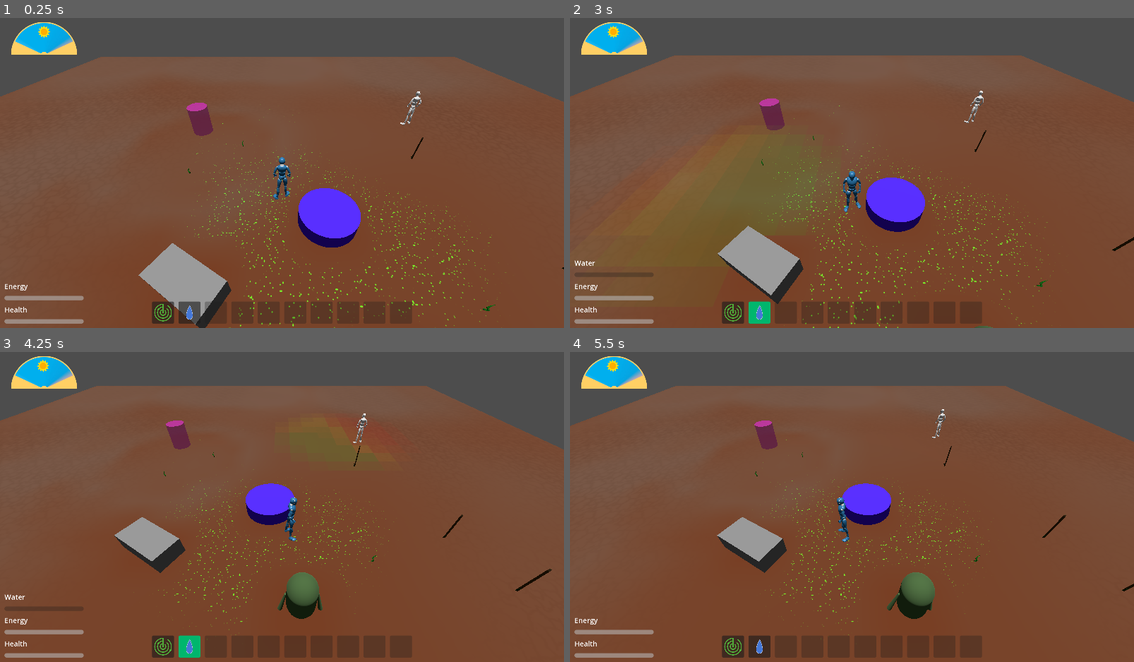
Above: before the commit, frames 1-4 (two rows, left to right).
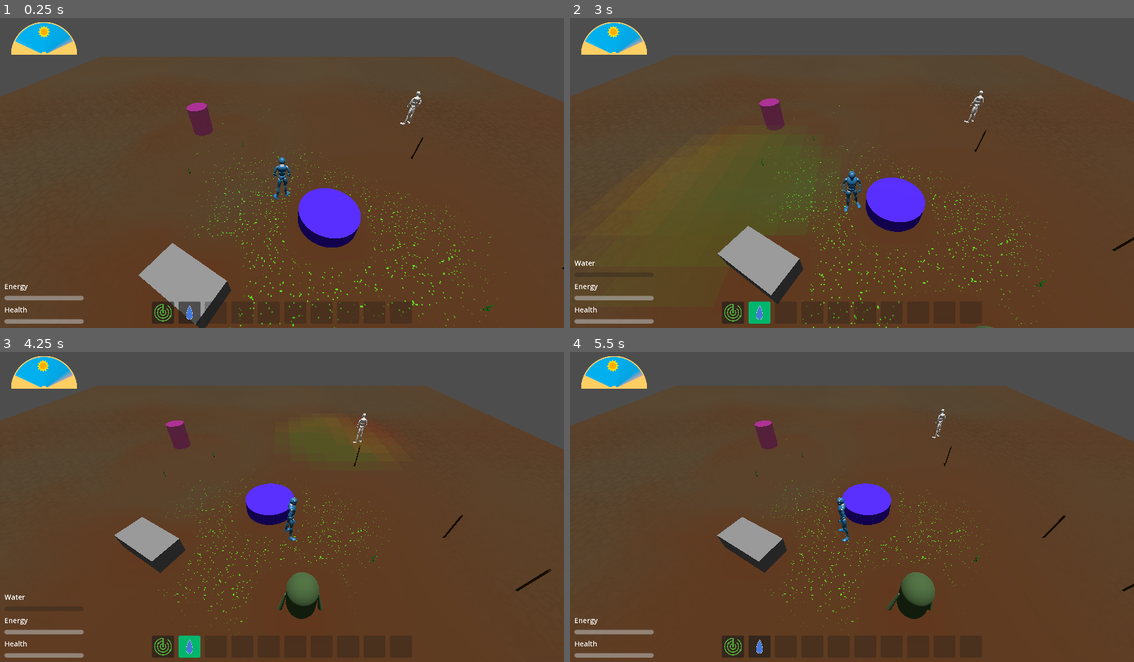
Above: after the commit, the same moments.

Repository: CapsCollective/sunflower
Game: Godot game, scene res://assets/common/scenes/game_world.tscn
Two runs of this game, one before a commit and one after it. Both use one fixed random seed, a clock stepped at 60 frames per second and the inputs below.
Inputs (mouse positions are in pixels of both pictures, inside the frame that each line leads up to):
- Up to frame 1 (0.25 s): no input
- Up to frame 2 (3 s): click (733, 312) at 0.5 s; click (761, 312) at 1.27 s; tap Enter at 2 s; move the mouse to (976, 154) at 2.02 s; press the mouse at (976, 154) at 2.03 s; hold D (move_right) 2.03-2.78 s; tap Space at 2.75 s; move the mouse to (739, 185) at 2.77 s; release the mouse at (739, 185) at 2.78 s; hold S (move_back) from 2.78 s (still down); tap Mouse wheel down (mouse_wheel_down) at 2.85 s
- Up to frame 3 (4.25 s): move the mouse to (338, 432) at 3.52 s; release S (move_back) at 3.53 s; hold D (move_right) from 3.53 s (still down); tap Mouse wheel up (mouse_wheel_up) at 3.6 s
- Up to frame 4 (5.5 s): move the mouse to (823, 565) at 4.27 s; release D (move_right) at 4.28 s; hold W (move_forward) 4.28-5.03 s; click (823, 565) at 4.35 s; tap Enter at 5 s; move the mouse to (1021, 550) at 5.02 s; hold A (move_left) from 5.03 s (still down); tap Mouse wheel down (mouse_wheel_down) at 5.1 s

The runs differ from the first frame. In frame 1, 76% of the frame differs, in the area x 0-100%, y 12-100%; in frame 2, 74%; in frame 3, 74%; in frame 4, 76%.

Commit message:
fix quality gradient scaling

Diff:
--- a/assets/actions/scripts/character_action_water_soil.gd
+++ b/assets/actions/scripts/character_action_water_soil.gd
@@ -46,4 +46,4 @@
 		if GameManager.change_water(-5):
 			GameManager.change_energy(-2)
 			GameManager.update_grid_attribute_for_current_zone(water_cell, GameManager.SoilAttr.HYDRATION, 0.1, 5)
-			GameManager.update_grid_attribute_for_current_zone(water_cell, GameManager.SoilAttr.RADIATION, 0.002, 5)
+			GameManager.update_grid_attribute_for_current_zone(water_cell, GameManager.SoilAttr.RADIATION, 0.005, 5)
--- a/assets/content/health_gradient.tres
+++ b/assets/content/health_gradient.tres
@@ -1,5 +1,5 @@
-[gd_resource type="Gradient" format=3 uid="uid://ckj1d36ehr7c6"]
+[gd_resource type="Gradient" format=3 uid="uid://dxj2cr2sbp34l"]
 
 [resource]
-offsets = PackedFloat32Array(0, 0.33, 0.67, 1)
-colors = PackedColorArray(1, 0, 0, 1, 1, 0.423529, 0, 1, 1, 1, 0, 1, 0, 1, 0, 1)
+offsets = PackedFloat32Array(0, 0.33, 0.66, 0.75, 1)
+colors = PackedColorArray(1, 0, 0, 1, 1, 0, 0, 1, 1, 0.423529, 0, 1, 1, 1, 0, 1, 0, 1, 0, 1)
--- a/assets/content/quality_gradient.tres
+++ b/assets/content/quality_gradient.tres
@@ -1,5 +1,5 @@
-[gd_resource type="Gradient" format=3 uid="uid://dxj2cr2sbp34l"]
+[gd_resource type="Gradient" format=3 uid="uid://ckj1d36ehr7c6"]
 
 [resource]
-offsets = PackedFloat32Array(0, 0.33, 0.66, 0.75, 1)
-colors = PackedColorArray(1, 0, 0, 1, 1, 0, 0, 1, 1, 0.423529, 0, 1, 1, 1, 0, 1, 0, 1, 0, 1)
+offsets = PackedFloat32Array(0, 0.33, 0.67, 1)
+colors = PackedColorArray(1, 0, 0, 1, 1, 0.423529, 0, 1, 1, 1, 0, 1, 0, 1, 0, 1)
--- a/assets/content/zones/main_zone.tscn
+++ b/assets/content/zones/main_zone.tscn
@@ -41,8 +41,8 @@
 [sub_resource type="ShaderMaterial" id="ShaderMaterial_i2n1e"]
 render_priority = 0
 shader = ExtResource("7_dhfqt")
-shader_parameter/soil_light_color = Color(0.44, 0.25982, 0.1628, 1)
-shader_parameter/soil_dark_color = Color(0.44347, 0.164474, 0.0161522, 1)
+shader_parameter/soil_light_color = Color(0.31, 0.24025, 0.1426, 1)
+shader_parameter/soil_dark_color = Color(0.35, 0.18445, 0.049, 1)
 shader_parameter/radiation_color = Color(0.2408, 0.86, 0.086, 1)
 shader_parameter/cracked_texture = ExtResource("8_k70b0")
 shader_parameter/radiation_texture = SubResource("NoiseTexture2D_kn7e1")
--- a/assets/environment/shaders/terrain.gdshader
+++ b/assets/environment/shaders/terrain.gdshader
@@ -14,7 +14,7 @@
 	vec3 cracked = texture(cracked_texture, UV * 20.0).xyz;
 	vec3 speck = texture(radiation_texture, UV).xyz;
 	vec4 attributes = texture(grid_attributes, UV);
-	vec3 nitrogen = mix(soil_light_color, soil_dark_color, attributes.y - 0.5);
+	vec3 nitrogen = mix(soil_light_color, soil_dark_color, attributes.y);
 	ALBEDO = mix(nitrogen - (cracked * 0.05), nitrogen, attributes.r);
 
 	vec3 radiation = mix(vec3(0, 0, 0), mix(vec3(0, 0, 0), radiation_color, attributes.z - 0.5), speck);
